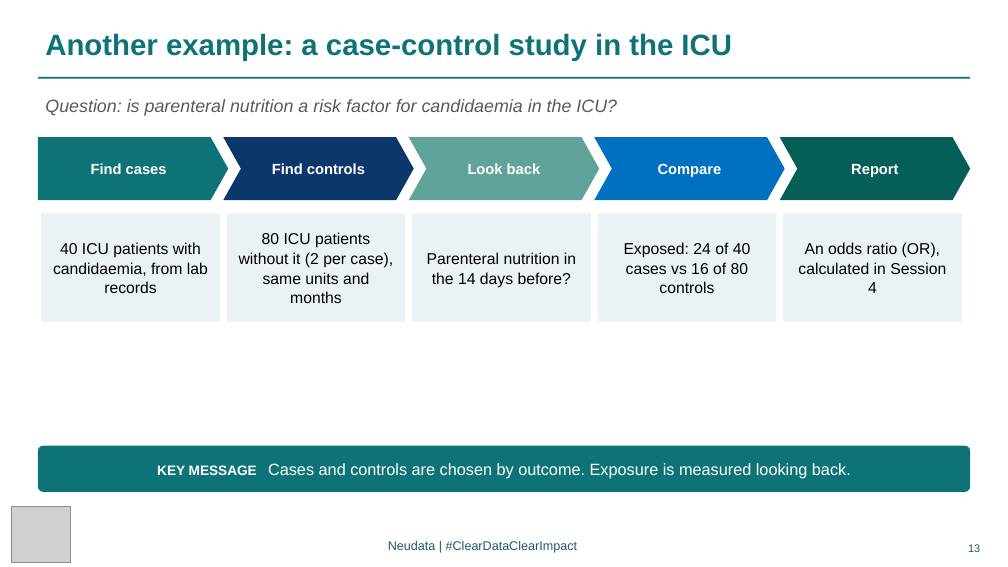
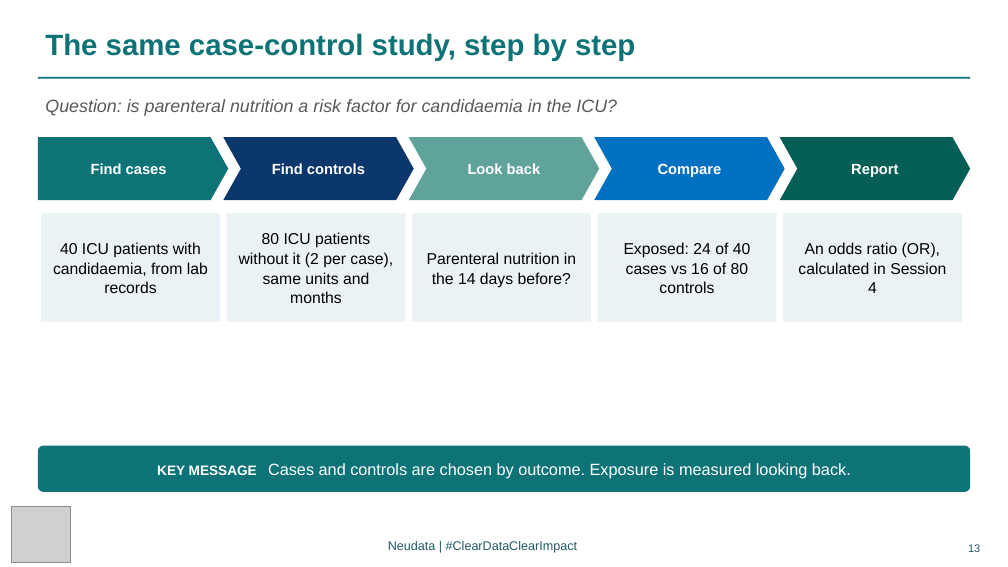
Before and after one commit to neu-data/FoundationsofClinicalResearch, a slide deck: slide 13 of en/files/slides/Session_3_EN.pptx. Drawn at 1008x567 pixels with LibreOffice and Linux fonts; fonts in the diff are those of the drawing; grey boxes stand for pictures. Boxes give left, top, right and bottom in pixels: in the first picture for what was removed or moved away, otherwise in the second. Text is boxed around its words. In the diff, an @@ line names an element or a change of style, - is before the commit and + after.

Commit message:
Rebuild site for course v3.15 (registry wording, Lectures 3 to 5 fixes)

```diff
--- a/en/files/slides/Session_3_EN.pptx
+++ b/en/files/slides/Session_3_EN.pptx
@@ text at (45, 33, 635, 61): text changed @@
-Another example: a case-control study in the ICU
+The same case-control study, step by step
```
Also in this commit, not shown: 1 other slide changed, 44 other files.
